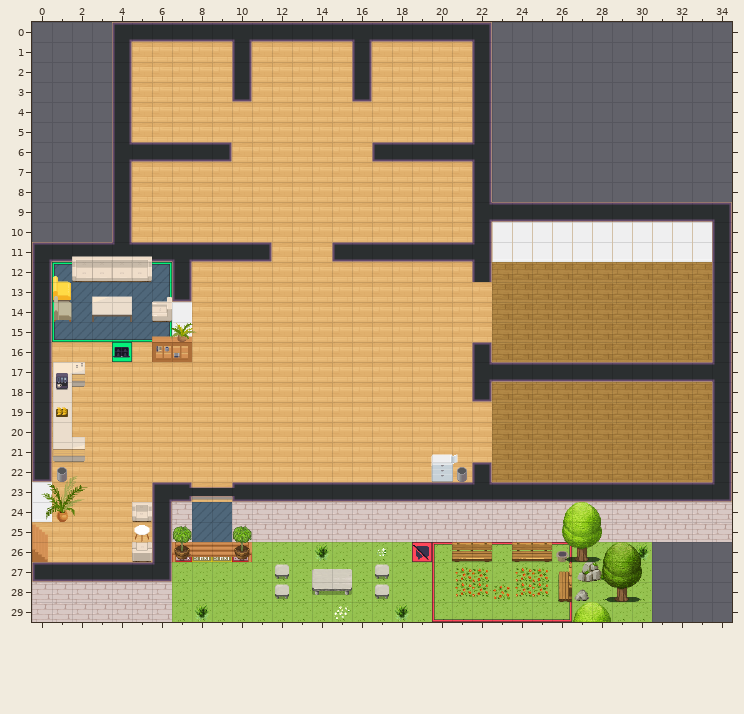
Tiled map (JSON): map2.tmj. This is how it looked before the edit.
Cells are 32x32 px. Shown: x 0..34, y 0..29.
After:
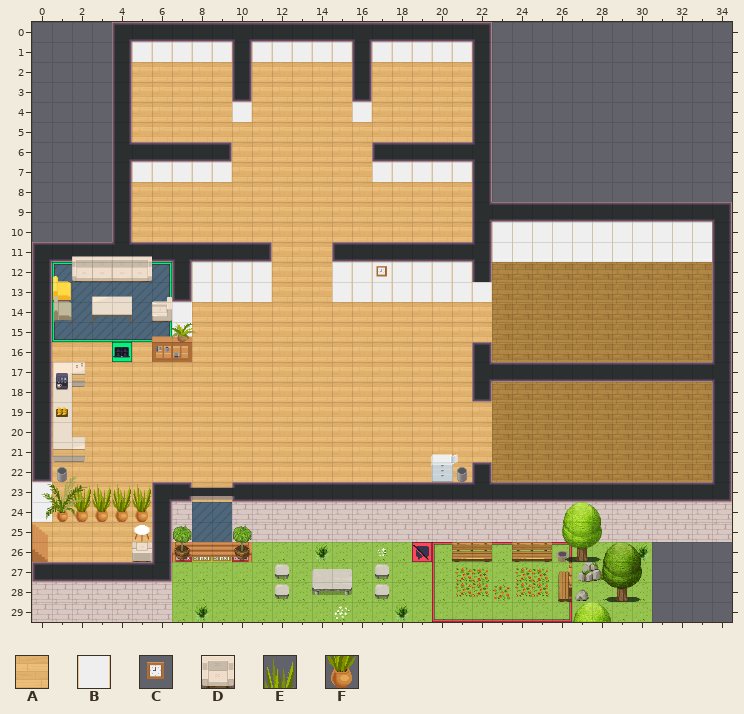
Key: from "Chunk 1": A 2, B 32, C 74, D 94, E 95, F 97.
_ is an empty cell, . an unchanged one.
What changed:
--- layer "SOL/Matière Sol"
@@ x 5..21 @@
- 1 AAAAA.AAAAA.AAAAA
+ 1 _____._____._____
@@ x 5..21 @@
- 7 AAAAA.......AAAAA
+ 7 _____......._____
@@ x 8..22 @@
-12 AAAA...AAAAAAA.
-13 AAAA...AAAAAAAA
+12 ____..._______.
+13 ____...________
--- layer "MURS/Murs"
@@ x 5..21 @@
- 1 _____._____._____
+ 1 BBBBB.BBBBB.BBBBB
@@ x 10..16 @@
- 4 _....._
+ 4 B.....B
@@ x 5..21 @@
- 7 _____......._____
+ 7 BBBBB.......BBBBB
@@ x 8..22 @@
-12 ____..._______.
-13 ____...________
+12 BBBB...BBBBBBB.
+13 BBBB...BBBBBBBB
--- layer "furniture/furniture2"
@@ x 17..17 @@
-12 _
+12 C
@@ x 2..5 @@
-23 ____
-24 ___D
+23 EEEE
+24 FFFF
